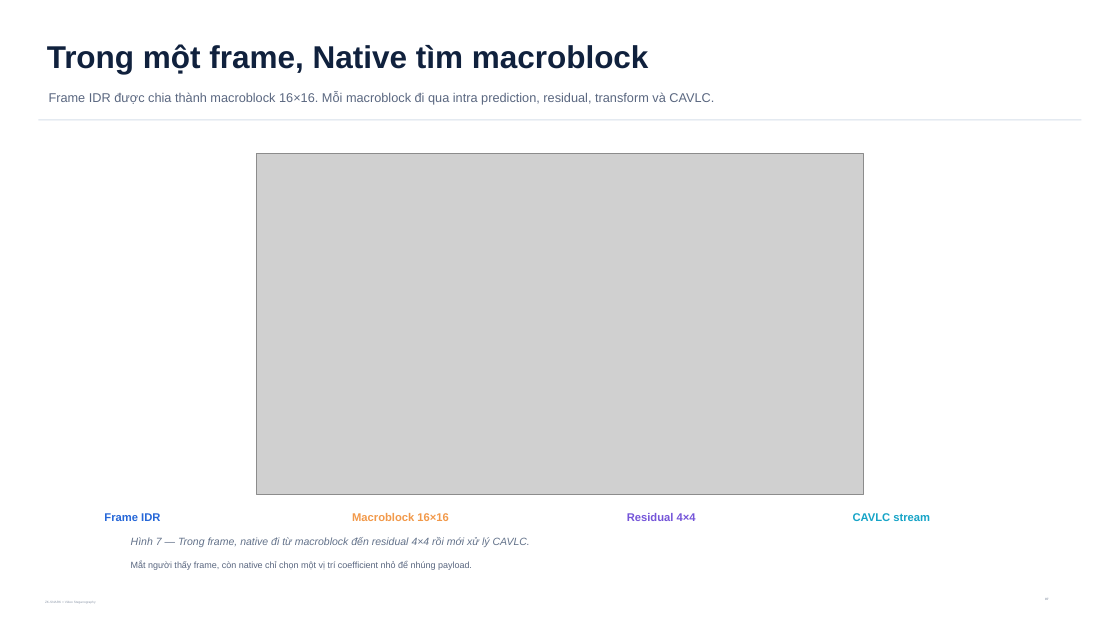
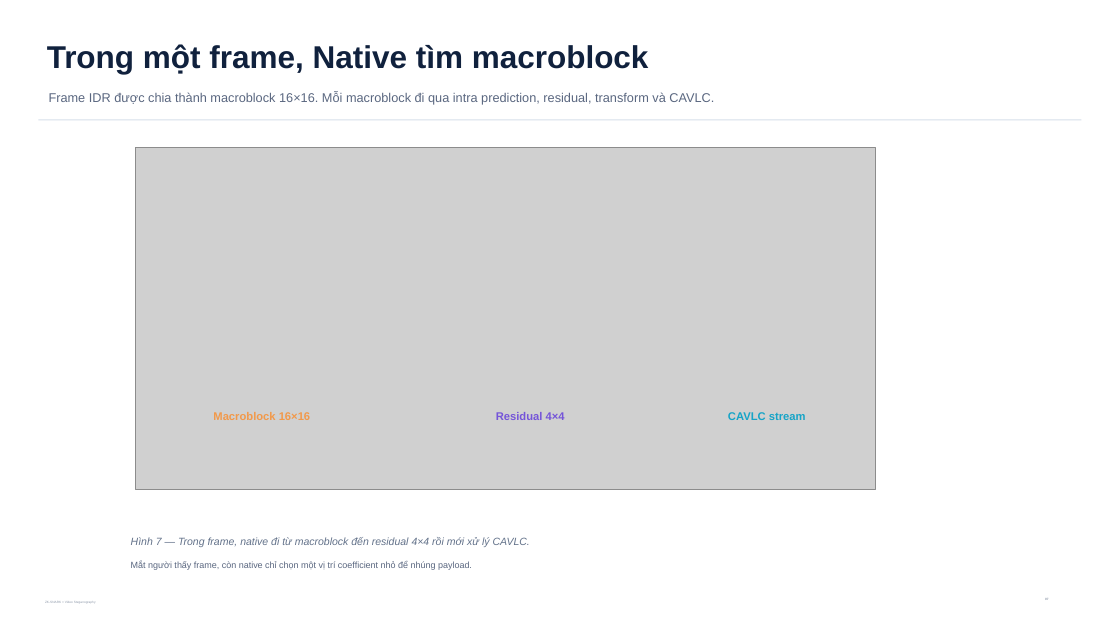
Before and after one commit to Saudadeeee/zk-snark-X-Steganography, a slide deck: slide 7 of VideoLevel/output/presentations/zkstego_computerphile_style_explainer_v24.pptx. Drawn at 1120x630 pixels with LibreOffice and Linux fonts; fonts in the diff are those of the drawing; grey boxes stand for pictures. Boxes give left, top, right and bottom in pixels: in the first picture for what was removed or moved away, otherwise in the second. Text is boxed around its words. In the diff, an @@ line names an element or a change of style, - is before the commit and + after.

```diff
--- a/VideoLevel/output/presentations/zkstego_computerphile_style_explainer_v24.pptx
+++ b/VideoLevel/output/presentations/zkstego_computerphile_style_explainer_v24.pptx
@@ picture: place and size @@
-picture at box(257, 153, 864, 494)
+picture at box(135, 148, 876, 489)
@@ text "Macroblock 16×16": place and size @@
-text "Macroblock 16×16" at box(352, 513, 448, 521)
+text "Macroblock 16×16" at box(213, 412, 310, 420)
@@ text "Residual 4×4": place and size @@
-text "Residual 4×4" at box(627, 513, 696, 521)
+text "Residual 4×4" at box(496, 412, 565, 420)
@@ text "CAVLC stream": place and size @@
-text "CAVLC stream" at box(853, 513, 930, 521)
+text "CAVLC stream" at box(728, 412, 806, 420)
@@ text removed at box(104, 513, 160, 521) @@
-Frame IDR
```
Also in this commit, not shown: 12 other slides changed, 18 other files.
